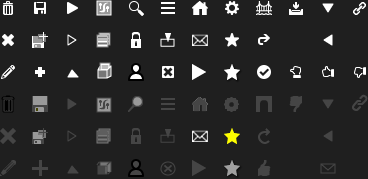
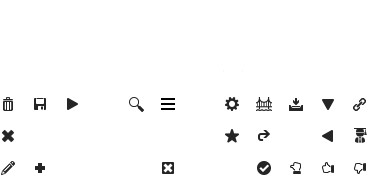
Layers edited between the first and the second 368x179 image:
added group "white" with 19 layers above "black" over (1, 1, 367, 79)
moved "link" (1st of 2, in "white") into group "white" over (353, 2, 366, 15)
moved "inbox_into" (1st of 2, in "white") into group "white" over (289, 2, 303, 15)
moved "ok" (1st of 2, in "white") into group "white" over (257, 65, 271, 79)
moved "pencil" (1st of 2, in "white") into group "white" over (1, 65, 15, 79)
moved "magnifying_glass" (1st of 2, in "white") into group "white" over (129, 1, 144, 16)
moved "gearwheel" (1st of 2, in "white") into group "white" over (225, 1, 239, 15)
moved "floppy_disk" (1st of 2, in "white") into group "white" over (34, 2, 46, 14)
moved "bridge" (1st of 2, in "white") into group "white" over (256, 1, 272, 15)
moved "star" (1st of 2, in "white") into group "white" over (225, 33, 239, 47)
added layer "graduate (1)" in group "white" over (354, 32, 367, 47)
added group "black" with 22 layers above "Original" over (1, 97, 367, 175)
added layer "magnifying_glass" (2nd of 2, in "black") in group "black" over (129, 97, 144, 112)
added layer "star" (2nd of 2, in "black") in group "black" over (225, 129, 239, 143)
added layer "link" (2nd of 2, in "black") in group "black" over (353, 98, 366, 111)
added layer "inbox_into" (2nd of 2, in "black") in group "black" over (289, 98, 303, 111)
added layer "bridge" (2nd of 2, in "black") in group "black" over (256, 97, 272, 111)
added layer "gearwheel" (2nd of 2, in "black") in group "black" over (225, 97, 239, 111)
added layer "ok" (2nd of 2, in "black") in group "black" over (257, 161, 271, 175)
added layer "pencil" (2nd of 2, in "black") in group "black" over (1, 161, 15, 175)
added layer "menu" in group "black" over (161, 98, 175, 110)
added layer "graduate" in group "black" over (354, 128, 367, 143)
painted on "Original" over (0, 0, 368, 179)
hid "Black", painted on it over (0, 0, 368, 179)
…and 21 more changes (12 added, 9 stack)
